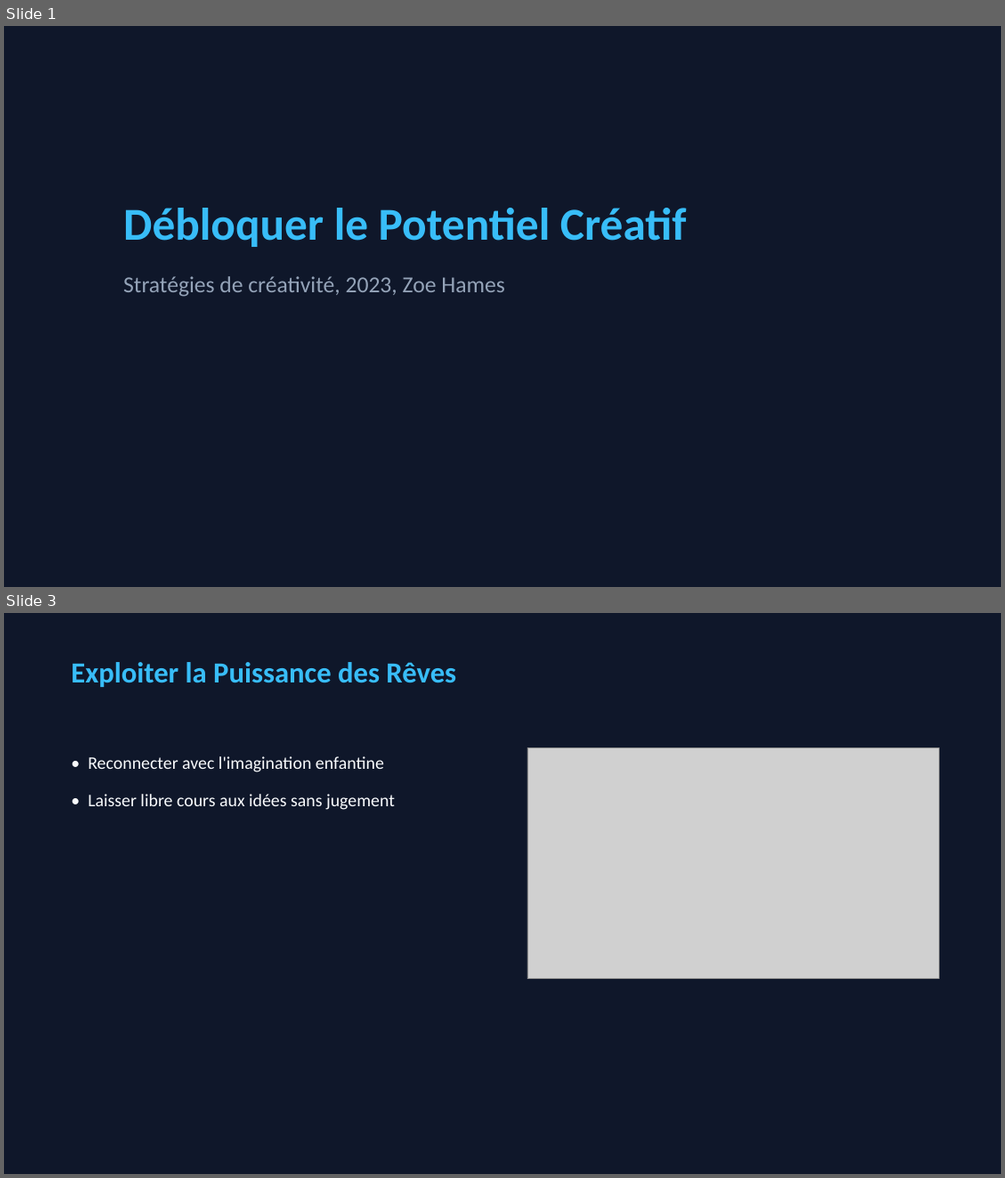
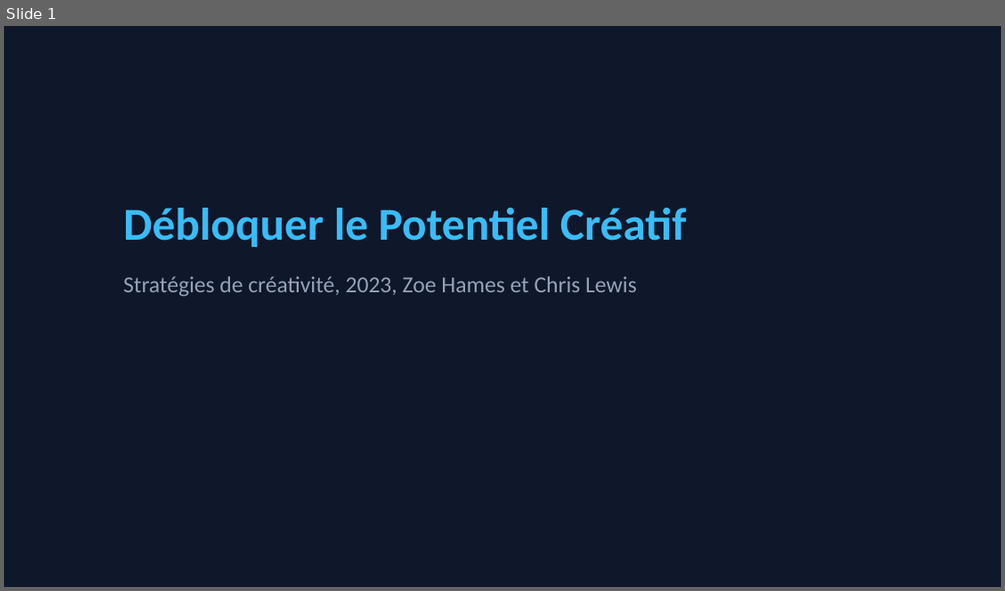
Before and after one commit to caroheymes/video-2-powerpoint-and-more, a slide deck: demo/output/presentation.pptx. Shown one above the other, each under a label of ours: slides 1 and 3 before the commit, slide 1 after it; the slides between them are not shown. The pictures are 1005x1178 and 1005x591 pixels, drawn with LibreOffice and Linux fonts; fonts in the diff are those of the drawing; grey boxes stand for pictures. Boxes give left, top, right and bottom in pixels: in the first picture for what was removed or moved away, otherwise in the second. Text is boxed around its words. In the diff, an @@ line names an element or a change of style, - is before the commit and + after.

```diff
--- a/demo/output/presentation.pptx
+++ b/demo/output/presentation.pptx
@@ slide 3 removed at (4,613,1001,1174), background #0F172A @@
@@ text removed at (71,662,456,687) @@
-Exploiter la Puissance des Rêves
@@ text removed at (88,756,395,810) @@
-• Reconnecter avec l'imagination enfantine
-• Laisser libre cours aux idées sans jugement
@@ picture removed at (527,747,938,979) @@
@@ slide 1 changed as well @@
@@ text at (123,276,637,297): text changed @@
-Stratégies de créativité, 2023, Zoe Hames
+Stratégies de créativité, 2023, Zoe Hames et Chris Lewis
```
Also in this commit, not shown: 1 other slide changed, 1 other slide removed, 6 other files.
